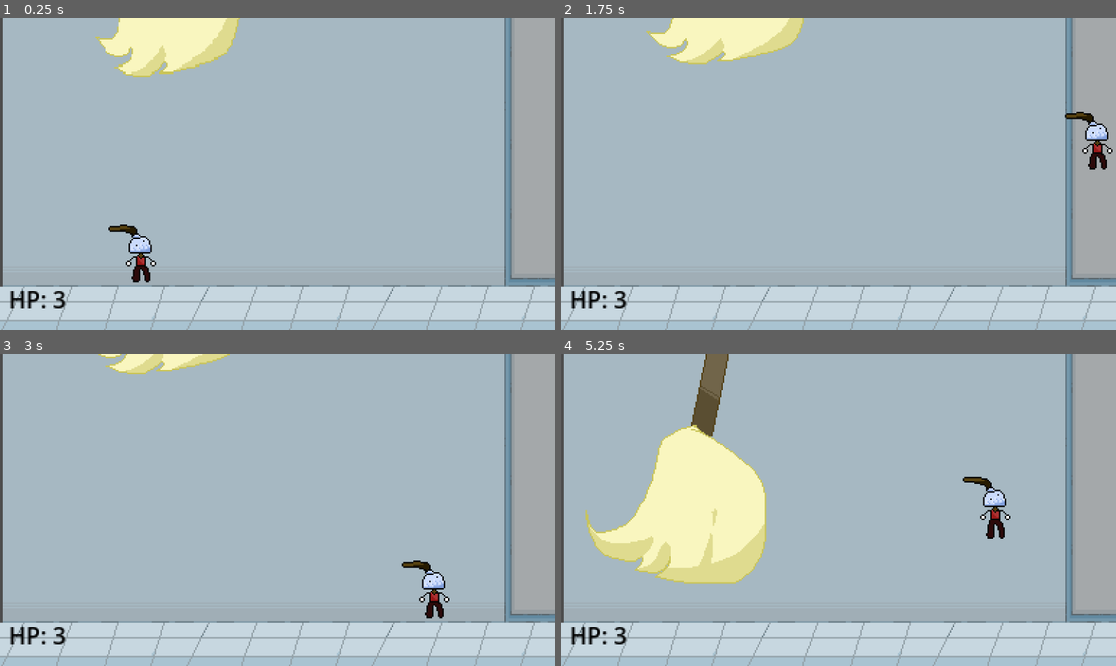
Above: before the commit, frames 1-4 (two rows, left to right).
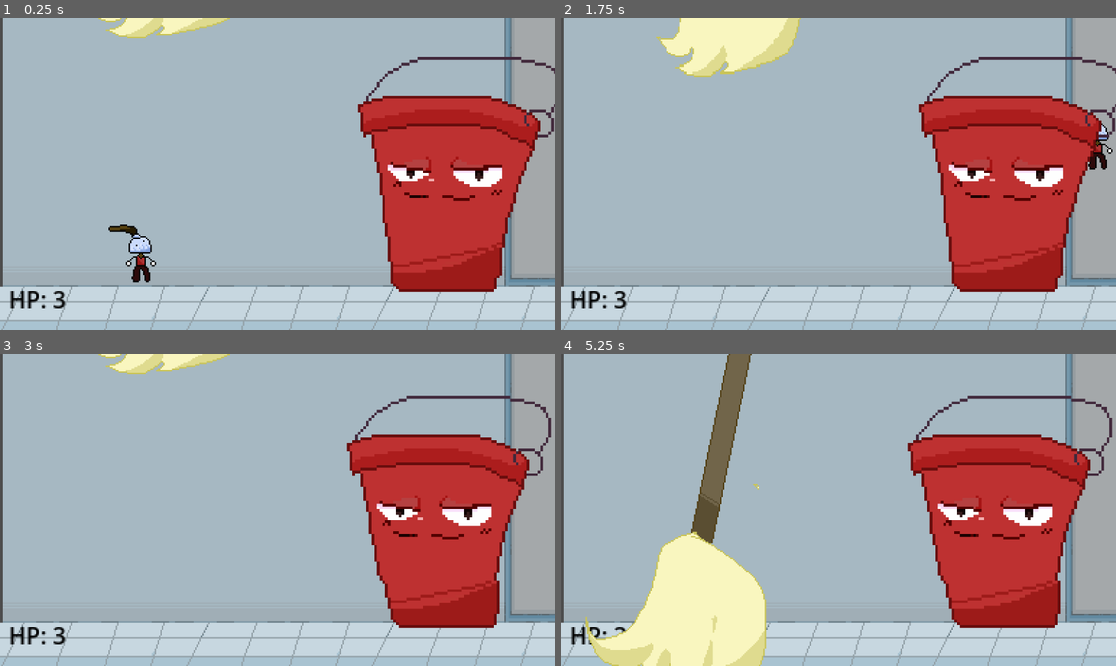
Above: after the commit, the same moments.

Repository: FraN-onLine/unapologetic-cuphead-clone
Game: Godot game, scene res://main.tscn
The game is run twice, just before and just after one commit, with the same random seed, the same clock (stepped at 60 frames per second) and the same inputs.
Inputs:
- Up to frame 1 (0.25 s): no input
- Up to frame 2 (1.75 s): hold Right (right) from 0.53 s (still down); tap Z (dash) at 0.6 s; tap Space (jump) at 0.77, 1.52 s; tap X (shoot) at 1.35 s
- Up to frame 3 (3 s): release Right (right) at 2.03 s; hold Left (left) 2.03-2.78 s; tap S (switch) at 2.1 s; hold Right (right) from 2.78 s (still down); tap Z (dash) at 2.85 s
- Up to frame 4 (5.25 s): tap Space (jump) at 3.02, 3.77, 4.52 s; hold X (shoot) 3.53-4.28 s; release Right (right) at 4.28 s; hold Left (left) 4.28-5.03 s; tap S (switch) at 4.35 s; hold Right (right) from 5.03 s (still down); tap Z (dash) at 5.1 s

The runs differ from the first frame. In frame 1, 19% of the frame differs, in the area x 17-100%, y 0-88%; in frame 2, 18%; in frame 3, 16%; in frame 4, 35%, in the area x 4-100%, y 0-100%.

Commit message:
map beta

Diff:
--- a/mophead/main.tscn
+++ b/mophead/main.tscn
@@ -4,6 +4,7 @@
 [ext_resource type="PackedScene" uid="uid://cfhxp00n8g2ud" path="res://Mophead/mophead.tscn" id="1_ig7tw"]
 [ext_resource type="Texture2D" uid="uid://o3g8uvvfn8u7" path="res://Assets/Map/Map.png" id="2_0xm2m"]
 [ext_resource type="Texture2D" uid="uid://c7po2brcg73ge" path="res://Assets/SexyBucket/Mop-Sheet.png" id="4_1bvp3"]
+[ext_resource type="Texture2D" uid="uid://j4agpmkemdsi" path="res://Assets/SexyBucket/SB-Sheet.png" id="5_lquwl"]
 
 [sub_resource type="RectangleShape2D" id="RectangleShape2D_0xm2m"]
 size = Vector2(1146.5, 134)
@@ -157,6 +158,56 @@
 "speed": 7.0
 }]
 
+[sub_resource type="AtlasTexture" id="AtlasTexture_ycdy4"]
+atlas = ExtResource("5_lquwl")
+region = Rect2(0, 0, 156, 131)
+
+[sub_resource type="AtlasTexture" id="AtlasTexture_w48qg"]
+atlas = ExtResource("5_lquwl")
+region = Rect2(156, 0, 156, 131)
+
+[sub_resource type="AtlasTexture" id="AtlasTexture_vivmo"]
+atlas = ExtResource("5_lquwl")
+region = Rect2(312, 0, 156, 131)
+
+[sub_resource type="AtlasTexture" id="AtlasTexture_2cqfq"]
+atlas = ExtResource("5_lquwl")
+region = Rect2(468, 0, 156, 131)
+
+[sub_resource type="AtlasTexture" id="AtlasTexture_yaehf"]
+atlas = ExtResource("5_lquwl")
+region = Rect2(624, 0, 156, 131)
+
+[sub_resource type="AtlasTexture" id="AtlasTexture_074og"]
+atlas = ExtResource("5_lquwl")
+region = Rect2(780, 0, 156, 131)
+
+[sub_resource type="SpriteFrames" id="SpriteFrames_cegan"]
+animations = [{
+"frames": [{
+"duration": 1.0,
+"texture": SubResource("AtlasTexture_ycdy4")
+}, {
+"duration": 1.0,
+"texture": SubResource("AtlasTexture_w48qg")
+}, {
+"duration": 1.0,
+"texture": SubResource("AtlasTexture_vivmo")
+}, {
+"duration": 1.0,
+"texture": SubResource("AtlasTexture_2cqfq")
+}, {
+"duration": 1.0,
+"texture": SubResource("AtlasTexture_yaehf")
+}, {
+"duration": 1.0,
+"texture": SubResource("AtlasTexture_074og")
+}],
+"loop": true,
+"name": &"default",
+"speed": 8.0
+}]
+
 [node name="Stage" type="Node2D" unique_id=1979549985]
 script = ExtResource("1_h2yge")
 
@@ -210,4 +261,11 @@
 position = Vector2(117, 128)
 sprite_frames = SubResource("SpriteFrames_ycdy4")
 autoplay = "default"
-frame_progress = 0.9627125
+frame_progress = 0.19602554
+
+[node name="AnimatedSprite2D2" type="AnimatedSprite2D" parent="." unique_id=833533235]
+position = Vector2(255, 101)
+scale = Vector2(1.8846154, 1.9122137)
+sprite_frames = SubResource("SpriteFrames_cegan")
+autoplay = "default"
+frame_progress = 0.028475026
